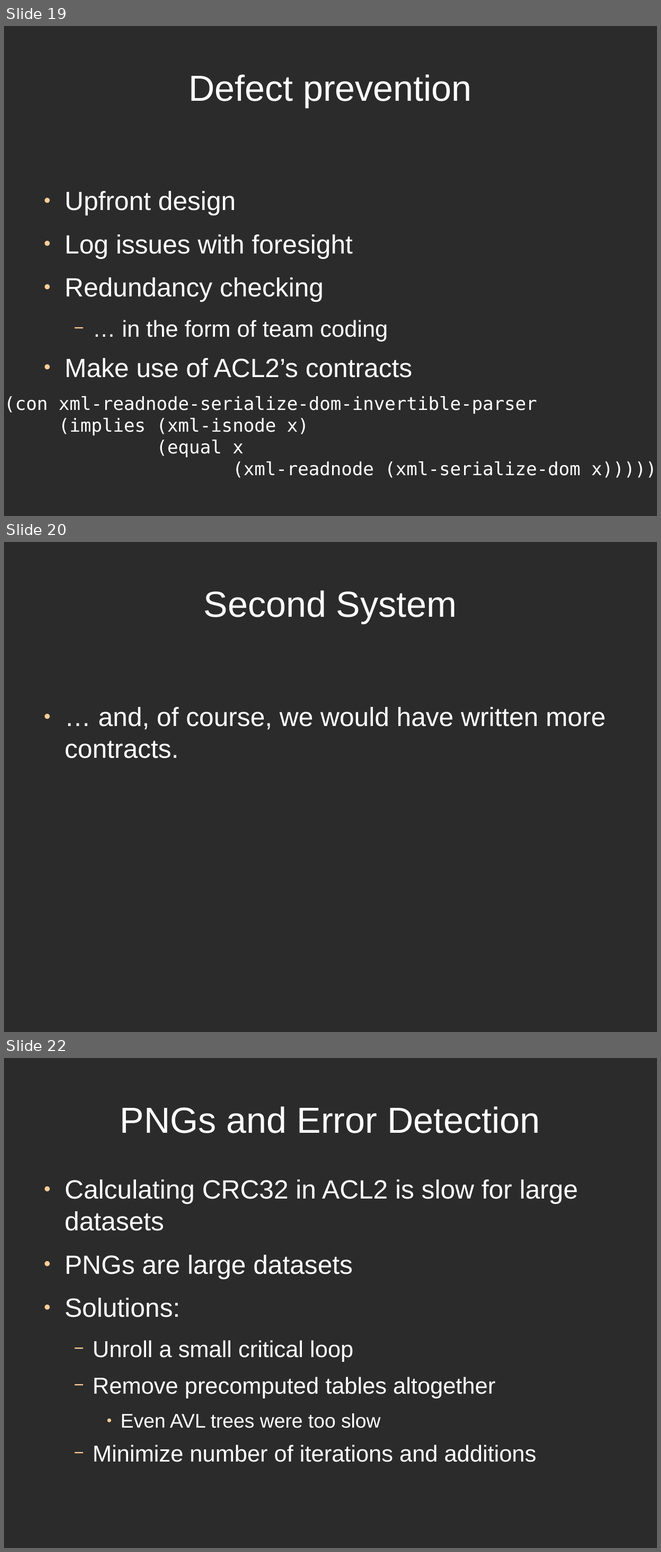
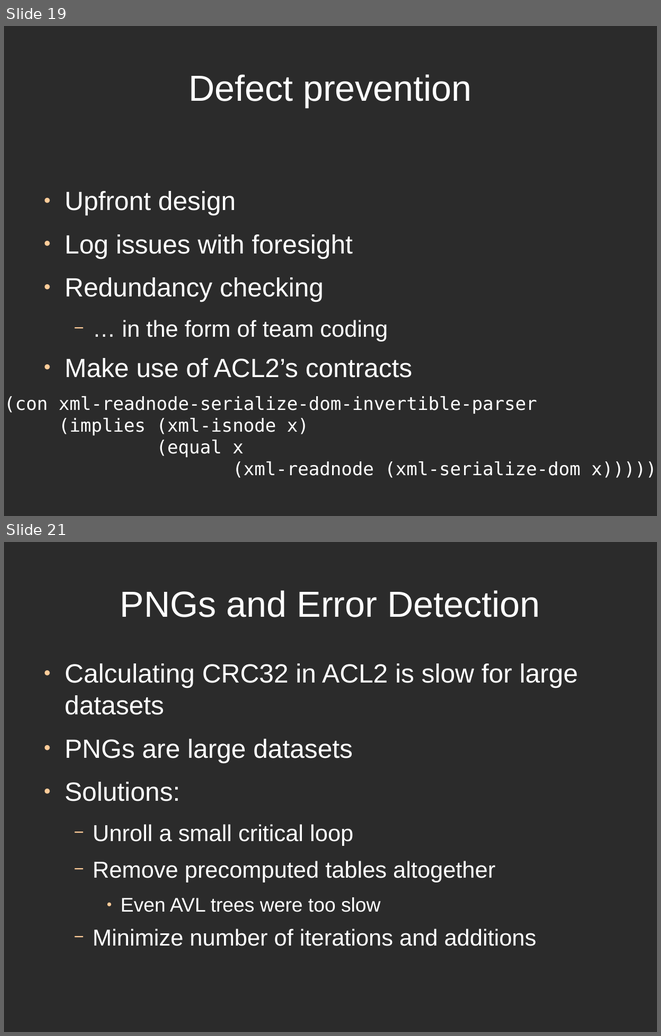
Before and after one commit to directrix1/se2, a slide deck: wip/SE2Presentation.odp. Shown one above the other, each under a label of ours: slides 19, 20 and 22 before the commit, slides 19 and 21 after it; the slides between them are not shown. The pictures are 661x1552 and 661x1036 pixels, drawn with LibreOffice and Linux fonts; fonts in the diff are those of the drawing; background and template pictures are left out; a plain dark background stands for a picture behind light text. Boxes give left, top, right and bottom in pixels: in the first picture for what was removed or moved away, otherwise in the second. Text is boxed around its words. In the diff, an @@ line names an element or a change of style, - is before the commit and + after.

```diff
--- a/wip/SE2Presentation.odp
+++ b/wip/SE2Presentation.odp
@@ slide 20 removed at (4,542,657,1032), background picture (left out) @@
@@ title removed at (204,590,457,623) @@
-Second System
@@ text removed at (64,707,606,758) @@
-● … and, of course, we would have written more contracts.
@@ what was slide 22 is now slide 21 @@
```
Also in this commit, not shown: 3 slides changed.
